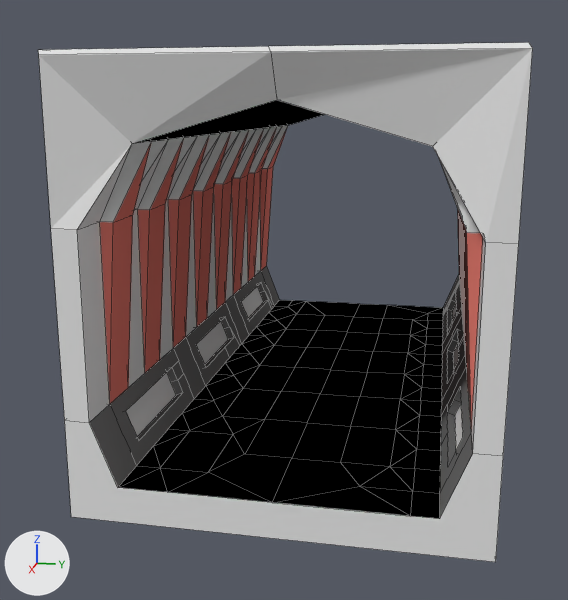
Renders of the Blender file Project/Models/newHallway3.blend from each side of a commit.
One viewpoint serves both versions: a 50 mm camera at (12.47, 2.33, 4.07) aimed at (1.57, 0.15, 1.34). Every picture has the same lights, and +X, +Y and +Z are marked at lower left. Mesh edges are drawn as thin lines.
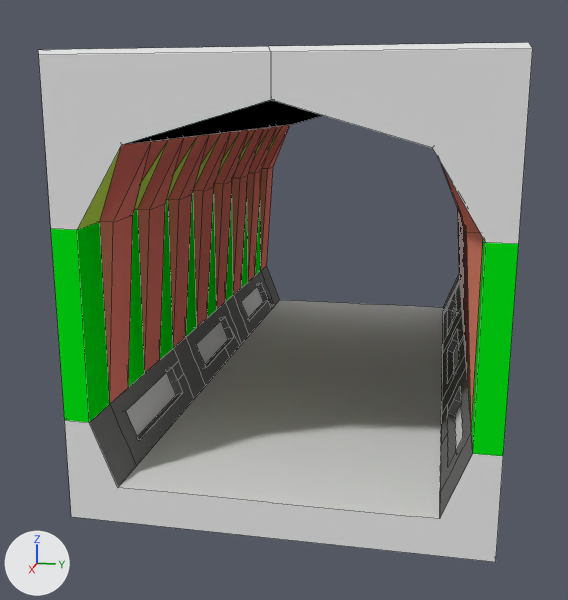
Changed parts and their boxes (x1, y1, x2, y2) in the pictures (568 x 600 px; the box of a moved part takes in the faces that stretch with it):
part 1 of me_cube, cut back
    both: (119, 300, 443, 519)
part 2 of me_cube, moved or reshaped
    both: (39, 48, 533, 244)
part 3 of me_cube, recoloured (white to red)
    both: (100, 126, 480, 233)
part 4 of me_cube, recoloured (white to green)
    both: (51, 193, 518, 456)
part 5 of me_cube, recoloured
    both: (134, 126, 283, 211)

The edits, one by one:
Material 'topWall' (mat_topwall) is new.
Its base color is (0.563, 0.8, 0.0948) (green #c6e757).
Material 'Wall' (mat_wall) is new.
Its base color is (0.0, 0.8, 0.00684) (green #00e714).
me_cube is used by ob_cube; location (1.22, 0.8, 3.42); scale (4.2, 2.2, 0.2).
Verts and faces of me_cube; kept vertices keep their numbers, new ones are numbered from 917.
Before the commit, vertices of me_cube: 274 (-1.0, -1.0, 5.7), 275 (-0.9, -1.0, 5.6), 291 (-0.9, 1.0, 5.6), 292 (-1.0, 1.0, 5.7), 304 (0.9, -1.0, 5.6).
Before the commit, vertices of me_cube: 325 (-0.9, -0.6, 1.5) at pixel (288, 125), 330 (0.8, -0.6, 1.5) at pixel (151, 141), 336 (0.9, -0.6, 1.5) at pixel (132, 143), 363 (-0.9, 0.6, 1.5), 368 (0.9, 0.6, 1.5) at pixel (432, 146).
Before the commit, vertices of me_cube: 379 (0.9, 0.0, 3.5) at pixel (276, 99).
me_cube had 917 vertices, 423 faces and spanned x -1.0..1.0, y -1.0..1.0, z -18.1..5.8.
me_cube no longer uses material mat_flooring (black #000000).
me_cube now has 857 vertices, 316 faces and spans x -1.0..1.0, y -1.0..1.0, z -18.1..5.8.
Part 1, on me_cube:
60 vertices are removed from x -0.9..0.9, y -0.6..0.6, z -16.1.
108 faces are deleted.
1 new face joins them, mat_material (white #e7e7e7).
Part 2, on me_cube:
Faces deleted: (304, 336, 330), (291, 292, 363), (274, 275, 325).
Vertices 336, 368, 379 move by (0.1, 0.0, 0.0).
New faces: (304, 330, 336), (291, 363, 292), (274, 325, 275) (mat_lights (white #e7e7e7)).
me_cube part 3: 62 faces spanning x -1.0..1.0, y -1.0..1.0, z -2.6..5.7 switch from mat_material (white #e7e7e7) to mat_pylons (red #e77d71).
me_cube part 4: 18 faces spanning x -0.9..1.0, y -1.0..1.0, z -12.6..-2.6 switch from mat_material (white #e7e7e7) to mat_wall (green #00e714).
me_cube part 5: 16 faces spanning x -0.9..1.0, y -0.9..0.9, z -2.6..1.5 switch from mat_material (white #e7e7e7) to mat_topwall (green #c6e757).
